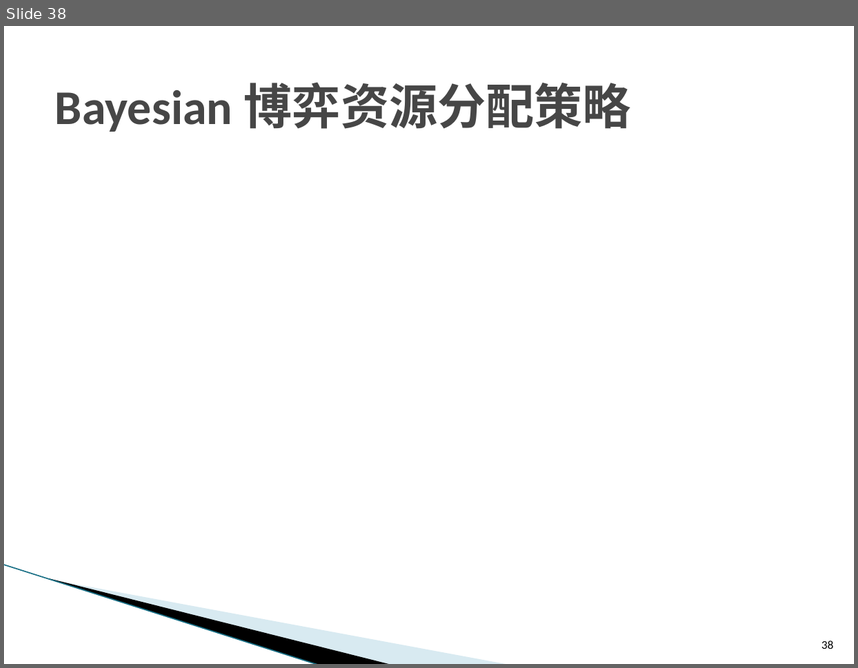
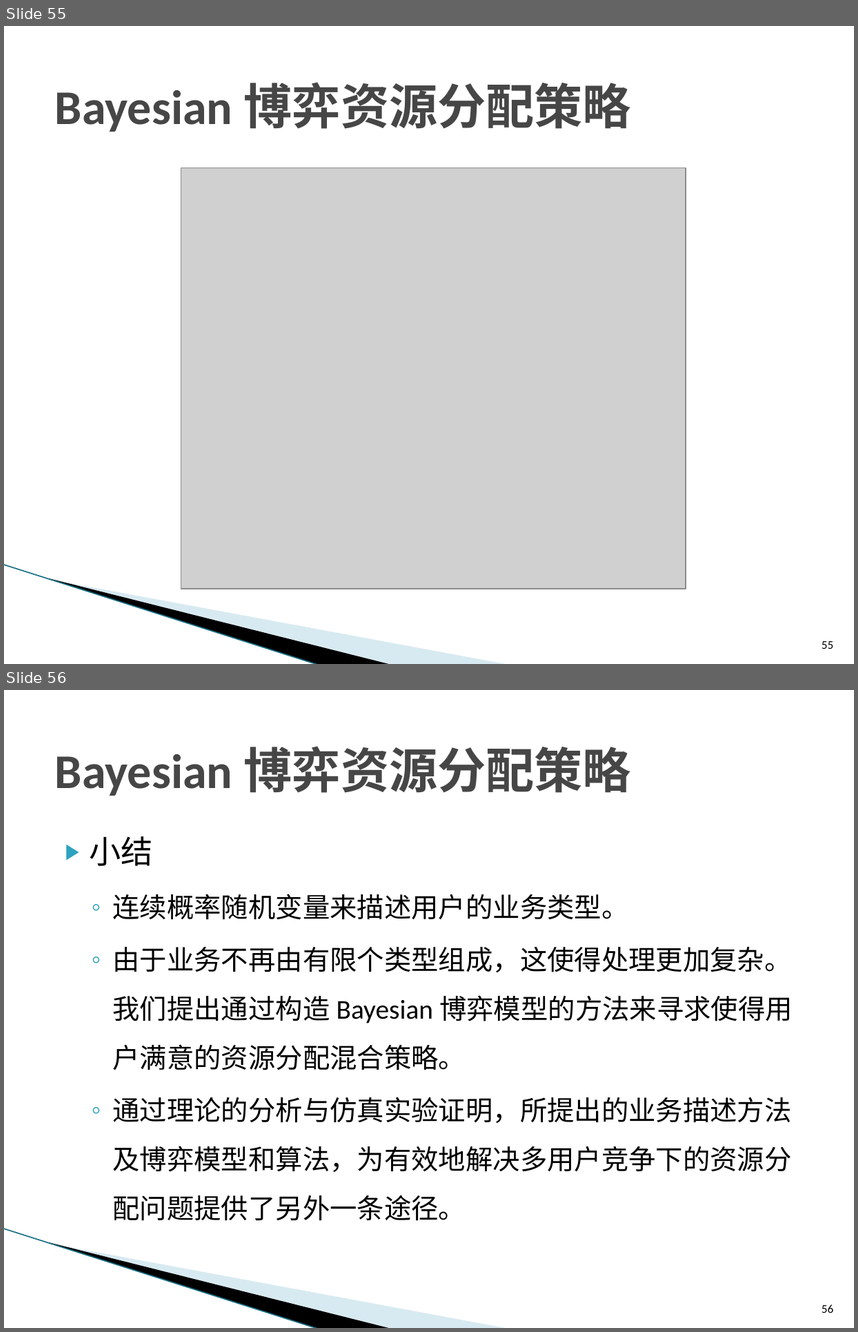
Before and after one commit to ZhiweiYAN/yzw_thesis, a slide deck: defense_phd.pptx. Shown one above the other, each under a label of ours: slide 38 before the commit, slides 55 and 56 after it. The pictures are 858x668 and 858x1332 pixels, drawn with LibreOffice and Linux fonts; fonts in the diff are those of the drawing; grey boxes stand for pictures; background and template pictures are left out. Boxes give left, top, right and bottom in pixels: in the first picture for what was removed or moved away, otherwise in the second. Text is boxed around its words. In the diff, an @@ line names an element or a change of style, - is before the commit and + after.

Commit message:
bayesian end

```diff
--- a/defense_phd.pptx
+++ b/defense_phd.pptx
@@ slide 56 added at [4, 690, 854, 1328], background #FFFFFF; not listed: 3 template elements that a slide beside it also shows @@
@@ title added at [55, 746, 631, 796], 41 pt, text #464646, bold @@
+Bayesian 博弈资源分配策略
@@ text added at [89, 836, 793, 1220], 23 pt, text #000000 @@
+▶ 小结
+  ◦ 连续概率随机变量来描述用户的业务类型。
+  ◦ 由于业务不再由有限个类型组成，这使得处理更加复杂。我们提出通过构造 Bayesian 博弈模型的方法来寻求使得用户满意的资源分配混合策略。
+  ◦ 通过理论的分析与仿真实验证明，所提出的业务描述方法及博弈模型和算法，为有效地解决多用户竞争下的资源分配问题提供了另外一条途径。
@@ page number added at [822, 1304, 833, 1312], 10 pt, text #000000 @@
+56
@@ what was slide 38 is now slide 55 @@
@@ slide 55 changed as well @@
@@ picture added at [181, 168, 686, 589] @@
@@ page number at [822, 641, 833, 648]: text changed @@
-38
+55
```
Also in this commit, not shown: 4 other slides changed, 20 other slides added.
